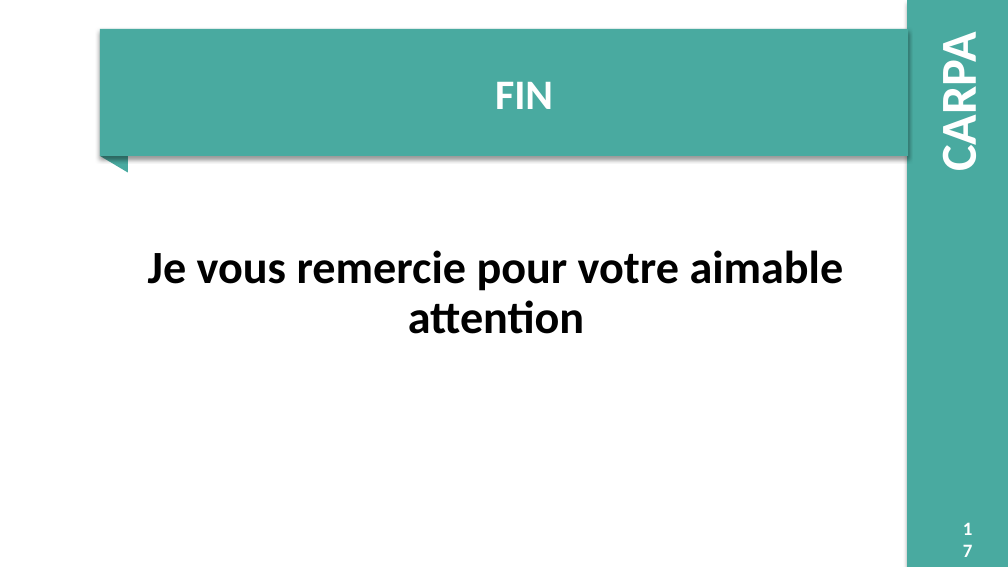
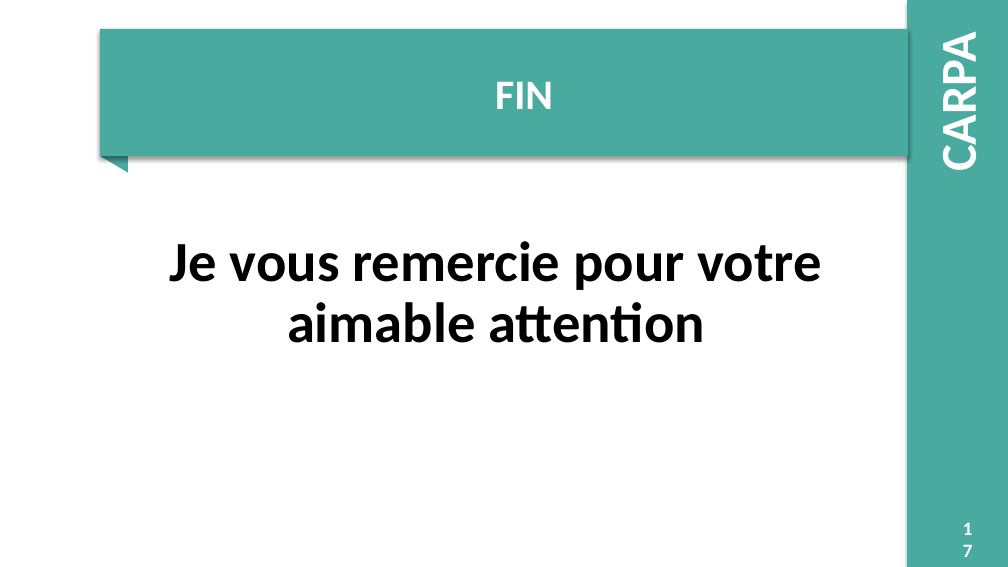
Before and after one commit to django123/memoire-M2, a slide deck: slide 17 of presentation.pptm. Drawn at 1008x567 pixels with LibreOffice and Linux fonts; fonts in the diff are those of the drawing; background and template pictures are left out. Boxes give left, top, right and bottom in pixels: in the first picture for what was removed or moved away, otherwise in the second. Text is boxed around its words. In the diff, an @@ line names an element or a change of style, - is before the commit and + after.

```diff
--- a/presentation.pptm
+++ b/presentation.pptm
@@ title "Je vous remercie pour votre ..." at [170,241,822,343]: size 44 to 54 pt @@
```
Also in this commit, not shown: 7 other slides changed, 1 other file.
